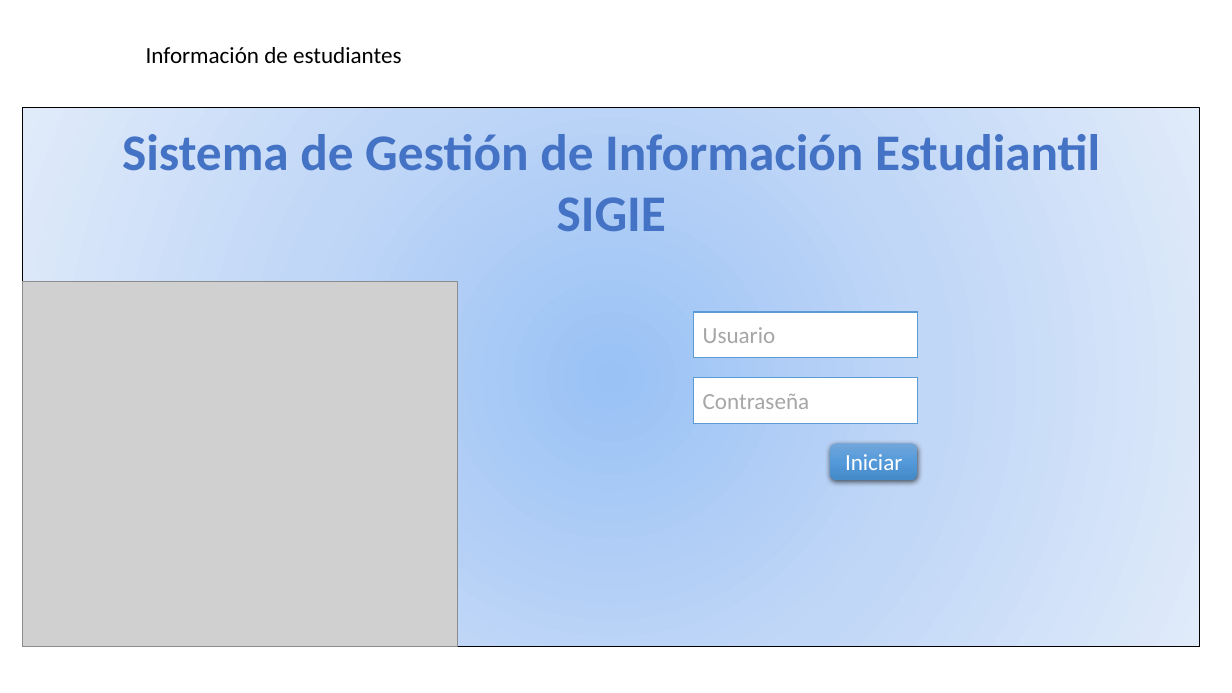
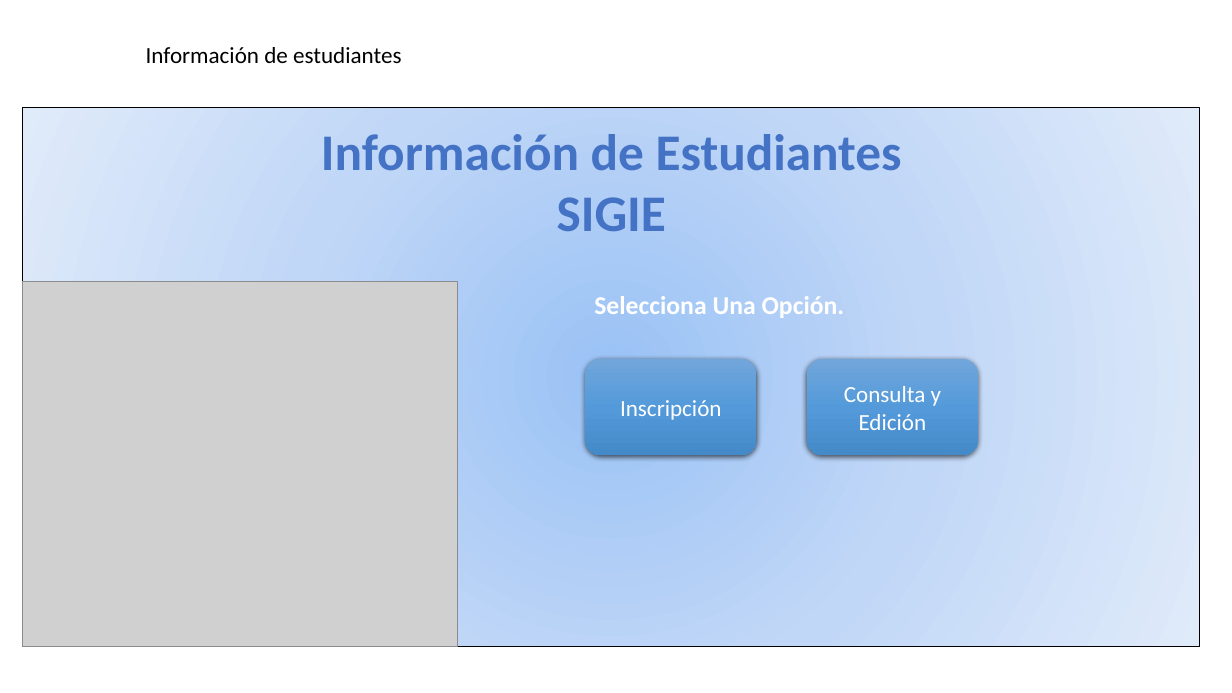
Before and after one commit to rmansilla8/SIGIE, a slide deck: slide 6 of Documentacion/MapaDeNavegacion.pptx (slide 5 before the commit). Drawn at 1232x693 pixels with LibreOffice and Linux fonts; fonts in the diff are those of the drawing; grey boxes stand for pictures. Boxes give left, top, right and bottom in pixels: in the first picture for what was removed or moved away, otherwise in the second. Text is boxed around its words. In the diff, an @@ line names an element or a change of style, - is before the commit and + after.

```diff
--- a/Documentacion/MapaDeNavegacion.pptx
+++ b/Documentacion/MapaDeNavegacion.pptx
@@ text "Información de Estudiantes": place and size @@
-text "Información de Estudiantes" at bbox=[122, 134, 1100, 231]
+text "Información de Estudiantes" at bbox=[321, 134, 902, 231]
@@ text at bbox=[321, 134, 902, 171]: text changed @@
-Sistema de Gestión de Información Estudiantil
+Información de Estudiantes
@@ text added at bbox=[594, 296, 845, 318], 20 pt, text #FFFFFF, bold @@
+Selecciona Una Opción.
@@ rectangle removed at bbox=[694, 312, 918, 358] @@
-Usuario
@@ rounded rectangle added at bbox=[585, 359, 757, 455], fill gradient #71A6DB to #559BDB to #448ACA, 18 pt, text #FFFFFF @@
+Inscripción
@@ rounded rectangle added at bbox=[807, 359, 979, 455], fill gradient #71A6DB to #559BDB to #448ACA, 18 pt, text #FFFFFF @@
+Consulta y Edición
@@ rectangle removed at bbox=[694, 378, 918, 423] @@
-Contraseña
@@ rounded rectangle removed at bbox=[831, 444, 918, 480] @@
-Iniciar
```
Also in this commit, not shown: 7 slides added, 6 other files.
